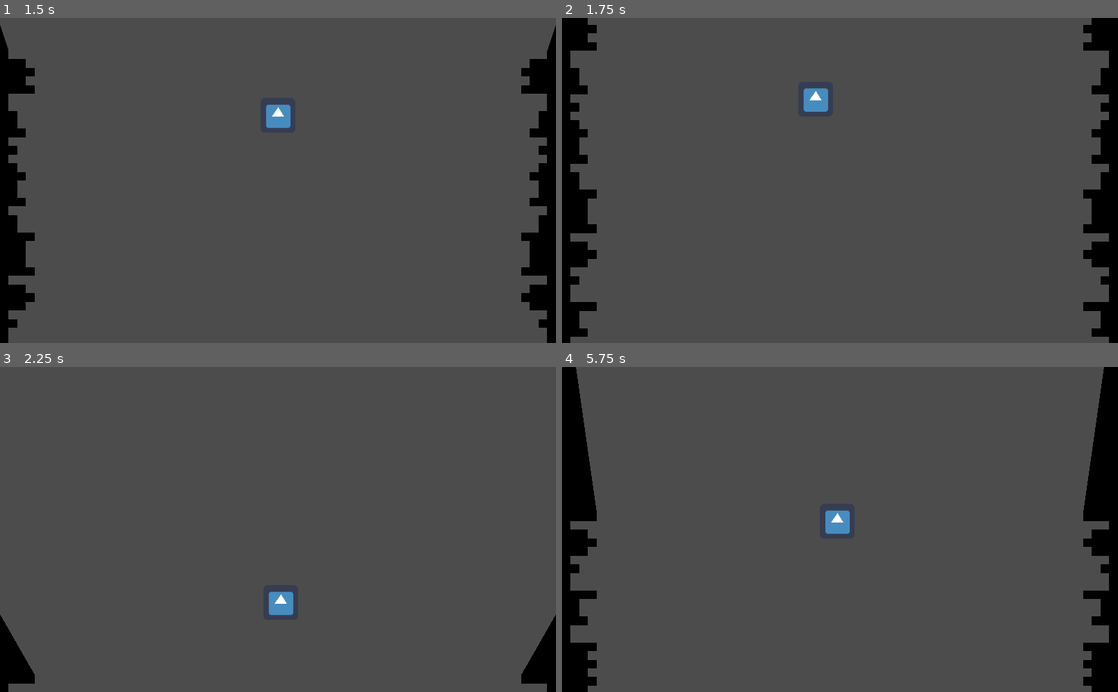
Above: before the commit, frames 1-4 (two rows, left to right).
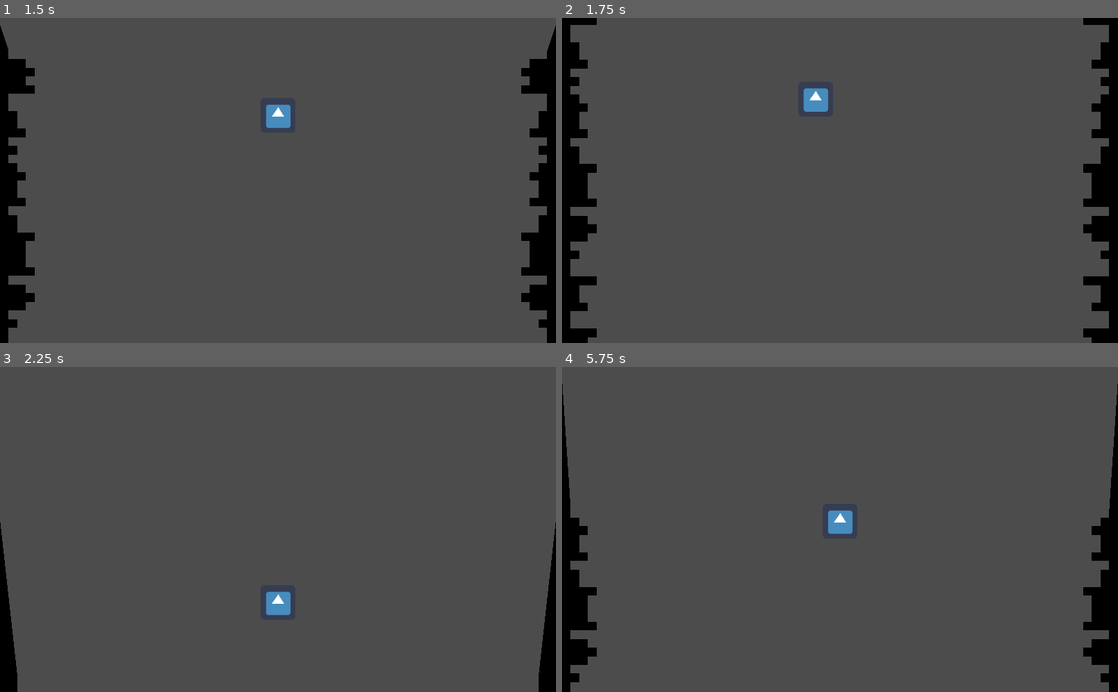
Above: after the commit, the same moments.

Repository: ClarkThyLord/Wild-Fishing
Game: Godot game, scene res://src/scenes/level/level.tscn
The game is run twice, just before and just after one commit, with the same random seed, the same clock (stepped at 60 frames per second) and the same inputs. The engine's default icon, where the game draws it, is replaced by a stand-in: a white triangle on a blue panel in a dark square.
Inputs:
- Up to frame 1 (1.5 s): tap Enter at 0.5 s; hold D (game_move_right) 0.53-1.28 s; tap Space (game_start) at 0.6, 1.35 s; hold A (game_move_left) from 1.28 s (still down)
- Up to frame 2 (1.75 s): keep holding A (game_move_left)
- Up to frame 3 (2.25 s): release A (game_move_left) at 2.03 s; hold D (game_move_right) from 2.03 s (still down); tap Space (game_start) at 2.1 s
- Up to frame 4 (5.75 s): tap Space (game_start) every 0.75 s from 2.85 to 5.1 s; release D (game_move_right) at 3.53 s; hold A (game_move_left) from 3.53 s (still down)

Frame 1 is identical in both runs. In frame 2, 3.8% of the frame differs, in the area x 1-99%, y 0-100%; in frame 3, 1.4%; in frame 4, 5.5%, in the area x 0-100%, y 0-100%.

Commit message:
Level states IDLE, CASTING, FISHING, STOPPING, REELING

Diff:
--- a/src/scenes/level/level.gd
+++ b/src/scenes/level/level.gd
@@ -10,7 +10,9 @@
 
 enum GameStates {
 	IDLE,
+	CASTING,
 	FISHING,
+	STOPPING,
 	REELING,
 }
 
@@ -24,7 +26,7 @@
 ## Private Variables
 var _game_state : int = GameStates.IDLE
 
-var _depth := -1.0
+var _depth := 0.0
 
 var _depth_max : int
 
@@ -59,24 +61,36 @@
 
 
 func _process(delta : float) -> void:
+	# CAST
 	if Input.is_action_just_released("game_start"):
-		animation_player.play("Start")
+		_game_state = GameStates.CASTING
+		animation_player.play("Cast")
 		yield(animation_player, "animation_finished")
 		_game_state = GameStates.FISHING
-		hook.playing = true
+		_set_depth(0.0)
 
+	# STOP
+	if _game_state == GameStates.REELING and _depth <= 0.0:
+		_game_state = GameStates.IDLE
+		animation_player.play("Reel")
+		yield(animation_player, "animation_finished")
+		_set_depth(0.0)
+
+	# Increase / Decrease depth
+	var playing := false
+	var plunging_speed := 25
 	if _game_state == GameStates.FISHING:
-		wall_left.step += 6 * delta
-		wall_right.step += 6 * delta
+		_set_depth(_depth + plunging_speed * delta)
+		playing = true
 	elif _game_state == GameStates.REELING:
-		wall_left.step += -6 * delta
-		wall_right.step += -6 * delta
+		_set_depth(_depth + -plunging_speed * delta)
+		playing = true
+	elif _game_state == GameStates.STOPPING:
+		_set_depth(_depth + -plunging_speed * delta)
 
-		if wall_left.step < 3:
-			_game_state = GameStates.IDLE
-			hook.playing = false
-			animation_player.play("Stop")
-			yield(animation_player, "animation_finished")
+	hook.playing = playing
+	wall_left.step = _depth
+	wall_right.step = _depth
 
 
 
@@ -96,6 +110,10 @@
 
 
 ## Private Methods
+func _set_depth(depth : float) -> void:
+	_depth = clamp(depth, 0, INF)
+
+
 func _generate_level() -> void:
 	var steps = []
 	for s in range(_depth_max):
@@ -104,9 +122,15 @@
 	wall_right.steps = steps
 
 
+func _start_reeling() -> void:
+	if not _game_state == GameStates.FISHING:
+		return
+
+	_game_state = GameStates.STOPPING
+	animation_player.play("Stop")
+	yield(animation_player, "animation_finished")
+	_game_state = GameStates.REELING
+
+
 func _on_Hook_hit():
-	_game_state = GameStates.REELING
-	hook.playing = false
-	animation_player.play("Reeling")
-	yield(animation_player, "animation_finished")
-	hook.playing = true
+	_start_reeling()
--- a/src/scenes/level/level.tscn
+++ b/src/scenes/level/level.tscn
@@ -3,6 +3,33 @@
 [ext_resource path="res://src/scenes/level/level.gd" type="Script" id=1]
 [ext_resource path="res://src/scenes/level/wall/wall.tscn" type="PackedScene" id=2]
 [ext_resource path="res://src/scenes/level/hook/hook.tscn" type="PackedScene" id=3]
+
+[sub_resource type="Animation" id=3]
+resource_name = "Cast"
+tracks/0/type = "value"
+tracks/0/path = NodePath("Camera2D:position")
+tracks/0/interp = 1
+tracks/0/loop_wrap = true
+tracks/0/imported = false
+tracks/0/enabled = true
+tracks/0/keys = {
+"times": PoolRealArray( 0, 1 ),
+"transitions": PoolRealArray( 1, 1 ),
+"update": 0,
+"values": [ Vector2( 512, -300 ), Vector2( 512, 300 ) ]
+}
+tracks/1/type = "value"
+tracks/1/path = NodePath("Hook:position")
+tracks/1/interp = 1
+tracks/1/loop_wrap = true
+tracks/1/imported = false
+tracks/1/enabled = true
+tracks/1/keys = {
+"times": PoolRealArray( 0, 1 ),
+"transitions": PoolRealArray( 1, 1 ),
+"update": 0,
+"values": [ Vector2( 512, -150 ), Vector2( 512, 150 ) ]
+}
 
 [sub_resource type="Animation" id=1]
 resource_name = "Idle"
@@ -58,62 +85,8 @@
 "values": [ Vector2( 512, 150 ) ]
 }
 
-[sub_resource type="Animation" id=4]
-resource_name = "Reeling"
-tracks/0/type = "value"
-tracks/0/path = NodePath("Camera2D:position")
-tracks/0/interp = 1
-tracks/0/loop_wrap = true
-tracks/0/imported = false
-tracks/0/enabled = true
-tracks/0/keys = {
-"times": PoolRealArray( 0 ),
-"transitions": PoolRealArray( 1 ),
-"update": 0,
-"values": [ Vector2( 512, 300 ) ]
-}
-tracks/1/type = "value"
-tracks/1/path = NodePath("Hook:position")
-tracks/1/interp = 1
-tracks/1/loop_wrap = true
-tracks/1/imported = false
-tracks/1/enabled = true
-tracks/1/keys = {
-"times": PoolRealArray( 0, 1 ),
-"transitions": PoolRealArray( 1, 1 ),
-"update": 0,
-"values": [ Vector2( 512, 150 ), Vector2( 512, 450 ) ]
-}
-
-[sub_resource type="Animation" id=3]
-resource_name = "Start"
-tracks/0/type = "value"
-tracks/0/path = NodePath("Camera2D:position")
-tracks/0/interp = 1
-tracks/0/loop_wrap = true
-tracks/0/imported = false
-tracks/0/enabled = true
-tracks/0/keys = {
-"times": PoolRealArray( 0, 1 ),
-"transitions": PoolRealArray( 1, 1 ),
-"update": 0,
-"values": [ Vector2( 512, -300 ), Vector2( 512, 300 ) ]
-}
-tracks/1/type = "value"
-tracks/1/path = NodePath("Hook:position")
-tracks/1/interp = 1
-tracks/1/loop_wrap = true
-tracks/1/imported = false
-tracks/1/enabled = true
-tracks/1/keys = {
-"times": PoolRealArray( 0, 1 ),
-"transitions": PoolRealArray( 1, 1 ),
-"update": 0,
-"values": [ Vector2( 512, -150 ), Vector2( 512, 150 ) ]
-}
-
 [sub_resource type="Animation" id=5]
-resource_name = "Stop"
+resource_name = "Reel"
 tracks/0/type = "value"
 tracks/0/path = NodePath("Camera2D:position")
 tracks/0/interp = 1
@@ -139,16 +112,43 @@
 "values": [ Vector2( 512, -150 ) ]
 }
 
+[sub_resource type="Animation" id=4]
+resource_name = "Stop"
+tracks/0/type = "value"
+tracks/0/path = NodePath("Camera2D:position")
+tracks/0/interp = 1
+tracks/0/loop_wrap = true
+tracks/0/imported = false
+tracks/0/enabled = true
+tracks/0/keys = {
+"times": PoolRealArray( 0 ),
+"transitions": PoolRealArray( 1 ),
+"update": 0,
+"values": [ Vector2( 512, 300 ) ]
+}
+tracks/1/type = "value"
+tracks/1/path = NodePath("Hook:position")
+tracks/1/interp = 1
+tracks/1/loop_wrap = true
+tracks/1/imported = false
+tracks/1/enabled = true
+tracks/1/keys = {
+"times": PoolRealArray( 1 ),
+"transitions": PoolRealArray( 1 ),
+"update": 3,
+"values": [ Vector2( 512, 450 ) ]
+}
+
 [node name="Level" type="Node2D"]
 script = ExtResource( 1 )
 
 [node name="AnimationPlayer" type="AnimationPlayer" parent="."]
 autoplay = "Idle"
+anims/Cast = SubResource( 3 )
 anims/Idle = SubResource( 1 )
 anims/RESET = SubResource( 2 )
-anims/Reeling = SubResource( 4 )
-anims/Start = SubResource( 3 )
-anims/Stop = SubResource( 5 )
+anims/Reel = SubResource( 5 )
+anims/Stop = SubResource( 4 )
 
 [node name="Hook" parent="." instance=ExtResource( 3 )]
 
